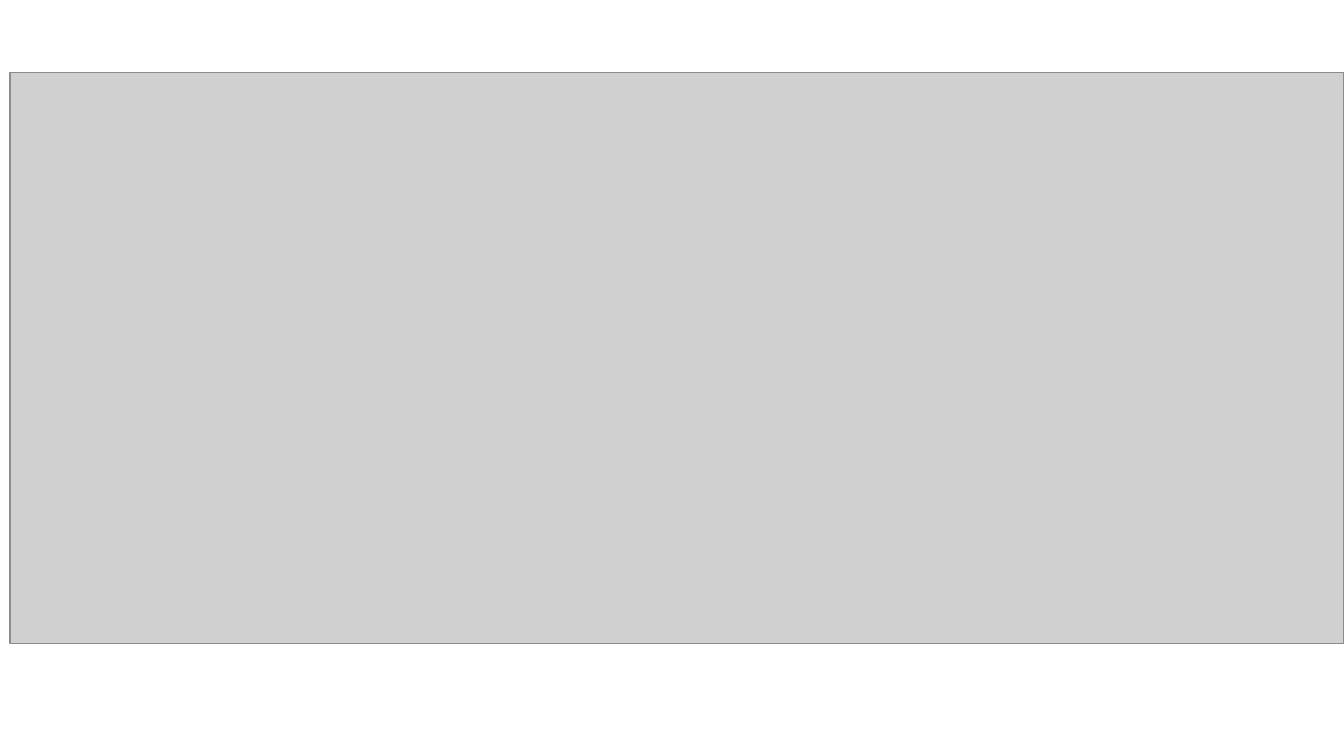
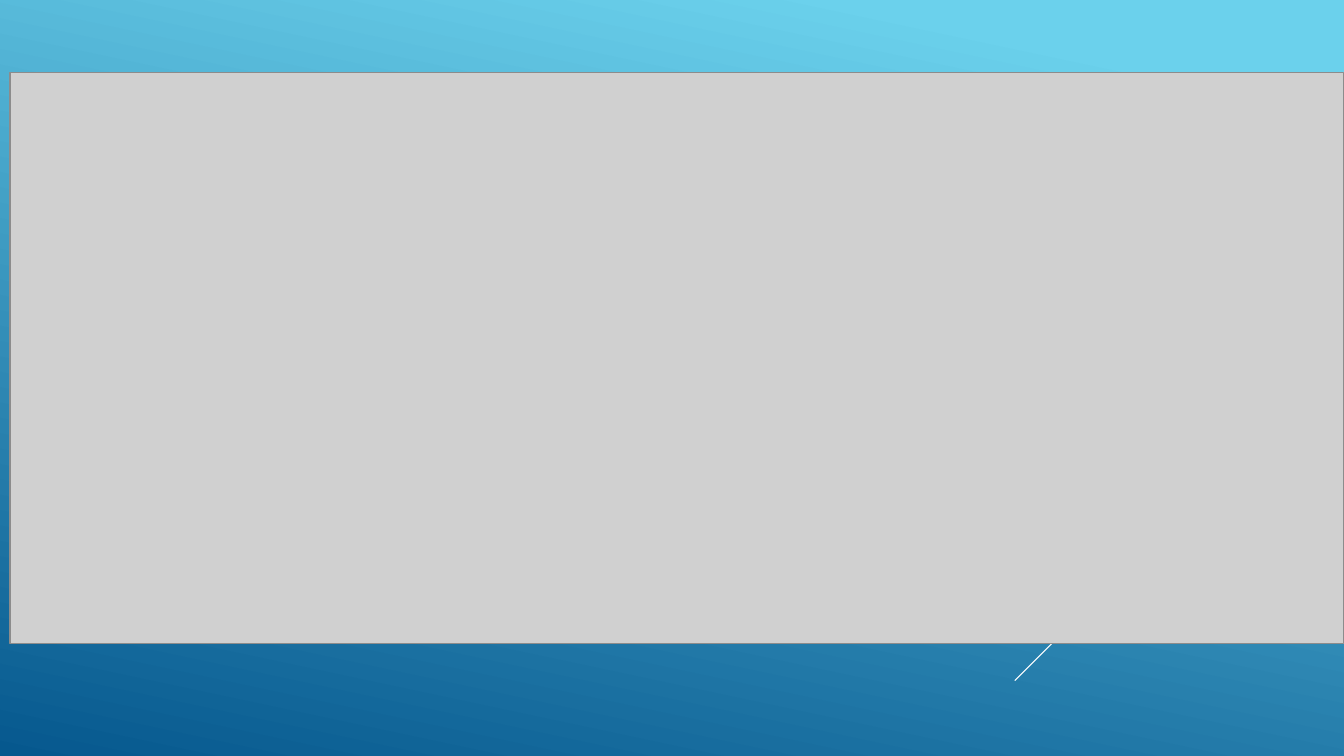
Before and after one commit to sangramsinghg/portfolio_diversifier, a slide deck: slide 4 of Portfolio_Diversifer.pptx. Drawn at 1344x756 pixels with LibreOffice and Linux fonts; fonts in the diff are those of the drawing; grey boxes stand for pictures. Boxes give left, top, right and bottom in pixels: in the first picture for what was removed or moved away, otherwise in the second. Text is boxed around its words. In the diff, an @@ line names an element or a change of style, - is before the commit and + after.

```diff
--- a/Portfolio_Diversifer.pptx
+++ b/Portfolio_Diversifer.pptx
@@ background #FFFFFF to gradient #6ED2EB to #06588E @@
@@ line added from (1344, 352) to (1015, 681), #FFFFFF 0.75 pt @@
```
Also in this commit, not shown: 10 other slides changed, 7 slides added, 7 slides removed.
